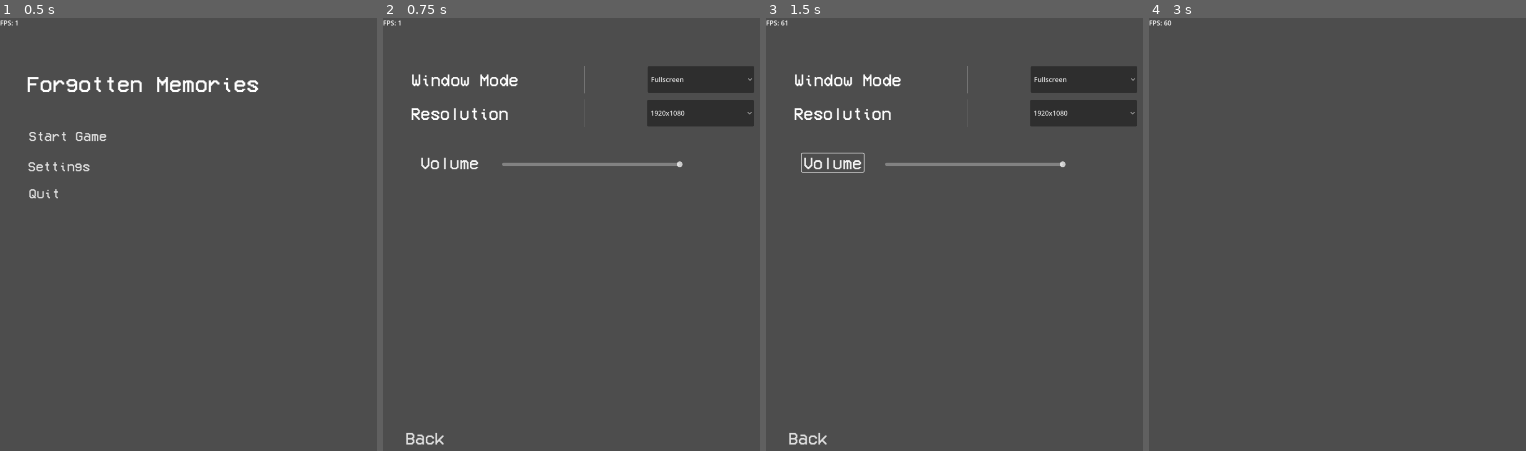
Above: before the commit, frames 1-4 (left to right).
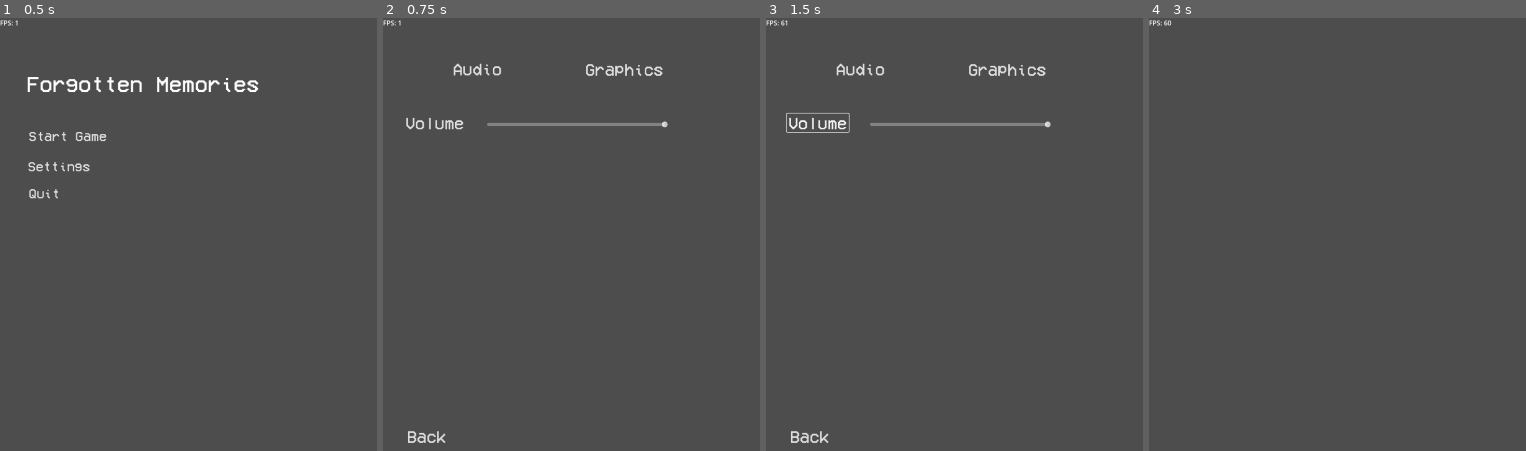
Above: after the commit, the same moments.

Repository: MrMatras/forgotten-memories
Game: Godot game, scene res://assets/scenes/menu.tscn
The game is run twice, just before and just after one commit, with the same random seed, the same clock (stepped at 60 frames per second) and the same inputs.
Inputs:
- Up to frame 1 (0.5 s): no input
- Up to frame 2 (0.75 s): click "Settings" at 0.5 s
- Up to frame 3 (1.5 s): click "Volume" at 1.25 s
- Up to frame 4 (3 s): click "Back" at 2 s; click "Start Game" at 2.75 s

Frame 1 is identical in both runs. In frame 2, 5.7% of the frame differs, in the area x 6-99%, y 10-99%; in frame 3, 5.9%, in the area x 5-99%, y 10-99%; in frame 4, nothing differs.

Commit message:
updated options in the game

Diff:
--- a/assets/scenes/options.tscn
+++ b/assets/scenes/options.tscn
@@ -1,10 +1,8 @@
-[gd_scene load_steps=6 format=3 uid="uid://ce55nm1awyvrt"]
+[gd_scene load_steps=4 format=3 uid="uid://ce55nm1awyvrt"]
 
 [ext_resource type="Script" path="res://assets/scripts/Options.gd" id="1_3imn7"]
 [ext_resource type="FontFile" uid="uid://cjeifscgm0rd" path="res://assets/fonts/VCR_OSD_MONO_1.001.ttf" id="1_kxvyc"]
-[ext_resource type="PackedScene" uid="uid://bsk60btopsin7" path="res://assets/scenes/fps_meter.tscn" id="4_54gqw"]
-[ext_resource type="PackedScene" uid="uid://dolgj086rhot5" path="res://assets/scenes/windowed_mode_button.tscn" id="4_ofm2g"]
-[ext_resource type="PackedScene" uid="uid://chu6mme5xkcdg" path="res://assets/scenes/resolution_mode_button.tscn" id="5_i2fo1"]
+[ext_resource type="PackedScene" path="res://assets/scenes/fps_meter.tscn" id="4_54gqw"]
 
 [node name="Menu" type="CanvasLayer"]
 
@@ -38,18 +36,18 @@
 offset_right = 1088.0
 offset_bottom = 568.0
 
-[node name="Volume" type="Button" parent="Control"]
+[node name="volume_button" type="Button" parent="Control"]
 layout_mode = 0
-offset_left = 86.0
-offset_top = 326.0
-offset_right = 232.0
-offset_bottom = 370.0
+offset_left = 50.0
+offset_top = 230.0
+offset_right = 196.0
+offset_bottom = 274.0
 theme_override_fonts/font = ExtResource("1_kxvyc")
 theme_override_font_sizes/font_size = 40
 text = "Volume"
 flat = true
 
-[node name="VolumeSlider" type="HSlider" parent="Control/Volume"]
+[node name="VolumeSlider" type="HSlider" parent="Control/volume_button"]
 layout_mode = 1
 anchors_preset = -1
 anchor_left = 1.342
@@ -65,30 +63,42 @@
 step = 0.01
 value = 1.0
 
-[node name="BackToMenu" type="Button" parent="Control"]
+[node name="button_back_to_menu" type="Button" parent="Control"]
 layout_mode = 0
-offset_left = 28.0
-offset_top = 988.0
-offset_right = 174.0
-offset_bottom = 1032.0
+offset_left = 32.0
+offset_top = 984.0
+offset_right = 178.0
+offset_bottom = 1028.0
 theme_override_fonts/font = ExtResource("1_kxvyc")
 theme_override_font_sizes/font_size = 40
 text = "Back"
 flat = true
 
+[node name="button_graphics" type="Button" parent="Control"]
+layout_mode = 0
+offset_left = 477.0
+offset_top = 101.0
+offset_right = 684.0
+offset_bottom = 145.0
+theme_override_fonts/font = ExtResource("1_kxvyc")
+theme_override_font_sizes/font_size = 40
+text = "Graphics"
+flat = true
+
+[node name="button_audio(idk why add)" type="Button" parent="Control"]
+layout_mode = 0
+offset_left = 136.0
+offset_top = 99.0
+offset_right = 318.0
+offset_bottom = 145.0
+theme_override_fonts/font = ExtResource("1_kxvyc")
+theme_override_font_sizes/font_size = 40
+text = "Audio"
+flat = true
+
 [node name="FPSMeter" parent="." instance=ExtResource("4_54gqw")]
+offset_bottom = 32.0
 
-[node name="windowed_mode_button" parent="." instance=ExtResource("4_ofm2g")]
-offset_left = 68.0
-offset_top = 116.0
-offset_right = -1027.0
-offset_bottom = -898.0
-
-[node name="resolution_mode_button" parent="." instance=ExtResource("5_i2fo1")]
-offset_left = 67.0
-offset_top = 197.0
-offset_right = -1025.0
-offset_bottom = -816.0
-
-[connection signal="value_changed" from="Control/Volume/VolumeSlider" to="Control" method="_on_volume_slider_value_changed"]
-[connection signal="pressed" from="Control/BackToMenu" to="Control" method="_on_back_to_menu_pressed"]
+[connection signal="value_changed" from="Control/volume_button/VolumeSlider" to="Control" method="_on_volume_slider_value_changed"]
+[connection signal="pressed" from="Control/button_back_to_menu" to="Control" method="_on_back_to_menu_pressed"]
+[connection signal="pressed" from="Control/button_graphics" to="Control" method="_on_button_graphics_pressed"]
--- /dev/null
+++ b/assets/scenes/options_function/options_graphics.tscn
@@ -0,0 +1,76 @@
+[gd_scene load_steps=6 format=3 uid="uid://d3hb2otdapxai"]
+
+[ext_resource type="Script" path="res://assets/scripts/options_graphics.gd" id="1_ban25"]
+[ext_resource type="PackedScene" uid="uid://chu6mme5xkcdg" path="res://assets/scenes/options_function/resolution_mode_button.tscn" id="1_xun1m"]
+[ext_resource type="PackedScene" uid="uid://dolgj086rhot5" path="res://assets/scenes/options_function/windowed_mode_button.tscn" id="2_0fv4x"]
+[ext_resource type="PackedScene" path="res://assets/scenes/fps_meter.tscn" id="2_fb75k"]
+[ext_resource type="FontFile" uid="uid://cjeifscgm0rd" path="res://assets/fonts/VCR_OSD_MONO_1.001.ttf" id="3_apd6o"]
+
+[node name="options_graphics" type="Control"]
+layout_mode = 3
+anchors_preset = 15
+anchor_right = 1.0
+anchor_bottom = 1.0
+offset_left = -67.0
+offset_top = 230.0
+offset_right = -67.0
+offset_bottom = 230.0
+grow_horizontal = 2
+grow_vertical = 2
+script = ExtResource("1_ban25")
+
+[node name="FPSMeter" parent="." instance=ExtResource("2_fb75k")]
+offset_left = 112.0
+offset_top = 747.0
+offset_right = 152.0
+offset_bottom = 787.0
+
+[node name="resolution_mode_button" parent="." instance=ExtResource("1_xun1m")]
+layout_mode = 1
+offset_left = 122.0
+offset_top = 69.0
+offset_right = -973.0
+offset_bottom = -946.0
+
+[node name="windowed_mode_button" parent="." instance=ExtResource("2_0fv4x")]
+layout_mode = 1
+offset_left = 122.0
+offset_top = -36.0
+offset_right = -973.0
+offset_bottom = -1051.0
+
+[node name="button_audio" type="Button" parent="."]
+layout_mode = 0
+offset_left = 147.0
+offset_top = -166.0
+offset_right = 318.0
+offset_bottom = -122.0
+theme_override_fonts/font = ExtResource("3_apd6o")
+theme_override_font_sizes/font_size = 40
+text = "Audio"
+flat = true
+
+[node name="button_graphics(again idk)" type="Button" parent="."]
+layout_mode = 0
+offset_left = 427.0
+offset_top = -166.0
+offset_right = 619.0
+offset_bottom = -116.0
+theme_override_fonts/font = ExtResource("3_apd6o")
+theme_override_font_sizes/font_size = 40
+text = "Graphics"
+flat = true
+
+[node name="button_back_to_menu" type="Button" parent="."]
+layout_mode = 0
+offset_left = 83.0
+offset_top = 754.0
+offset_right = 275.0
+offset_bottom = 829.0
+theme_override_fonts/font = ExtResource("3_apd6o")
+theme_override_font_sizes/font_size = 52
+text = "Back"
+flat = true
+
+[connection signal="pressed" from="button_audio" to="." method="_on_button_audio_pressed"]
+[connection signal="pressed" from="button_back_to_menu" to="." method="_on_button_back_to_menu_pressed"]
--- /dev/null
+++ b/assets/scenes/options_function/options_resolution.tscn
@@ -0,0 +1,31 @@
+[gd_scene load_steps=2 format=3 uid="uid://dnaoblnpt7xpr"]
+
+[ext_resource type="FontFile" uid="uid://cjeifscgm0rd" path="res://assets/fonts/VCR_OSD_MONO_1.001.ttf" id="1_4vmbr"]
+
+[node name="options_resolution" type="Control"]
+layout_mode = 3
+anchors_preset = 15
+anchor_right = 1.0
+anchor_bottom = 1.0
+grow_horizontal = 2
+grow_vertical = 2
+
+[node name="HBoxContainer" type="HBoxContainer" parent="."]
+layout_mode = 0
+offset_right = 40.0
+offset_bottom = 40.0
+theme_override_constants/separation = 150
+
+[node name="Label" type="Label" parent="HBoxContainer"]
+custom_minimum_size = Vector2(264, 0)
+layout_mode = 2
+theme_override_fonts/font = ExtResource("1_4vmbr")
+theme_override_font_sizes/font_size = 40
+text = "base_label"
+
+[node name="VSeparator" type="VSeparator" parent="HBoxContainer"]
+layout_mode = 2
+
+[node name="OptionButton" type="OptionButton" parent="HBoxContainer"]
+custom_minimum_size = Vector2(256, 64)
+layout_mode = 2
--- /dev/null
+++ b/assets/scenes/options_function/resolution_mode_button.tscn
@@ -0,0 +1,10 @@
+[gd_scene load_steps=3 format=3 uid="uid://chu6mme5xkcdg"]
+
+[ext_resource type="PackedScene" uid="uid://dnaoblnpt7xpr" path="res://assets/scenes/options_resolution.tscn" id="1_qjb5t"]
+[ext_resource type="Script" path="res://assets/scripts/resolution_mode_button.gd" id="2_46wts"]
+
+[node name="resolution_mode_button" instance=ExtResource("1_qjb5t")]
+script = ExtResource("2_46wts")
+
+[node name="Label" parent="HBoxContainer" index="0"]
+text = "Resolution"
--- /dev/null
+++ b/assets/scenes/options_function/windowed_mode_button.tscn
@@ -0,0 +1,10 @@
+[gd_scene load_steps=3 format=3 uid="uid://dolgj086rhot5"]
+
+[ext_resource type="PackedScene" uid="uid://dnaoblnpt7xpr" path="res://assets/scenes/options_resolution.tscn" id="1_sfm67"]
+[ext_resource type="Script" path="res://assets/scripts/windowed_mode_button.gd" id="2_hcnxc"]
+
+[node name="windowed_mode_button" instance=ExtResource("1_sfm67")]
+script = ExtResource("2_hcnxc")
+
+[node name="Label" parent="HBoxContainer" index="0"]
+text = "Window Mode"
--- a/assets/scripts/Options.gd
+++ b/assets/scripts/Options.gd
@@ -12,3 +12,6 @@
 		AudioServer.set_bus_mute(master_bus, true)
 	else:
 		AudioServer.set_bus_mute(master_bus, false)
+
+func _on_button_graphics_pressed():
+	get_tree().change_scene_to_file("res://assets/scenes/options_function/options_graphics.tscn")
--- /dev/null
+++ b/assets/scripts/options_graphics.gd
@@ -0,0 +1,7 @@
+extends Control
+
+func _on_button_audio_pressed():
+	get_tree().change_scene_to_file("res://assets/scenes/options.tscn")
+
+func _on_button_back_to_menu_pressed():
+	get_tree().change_scene_to_file("res://assets/scenes/menu.tscn")
Not shown: 1 places in assets/scenes/menu.tscn that only renumber resources
